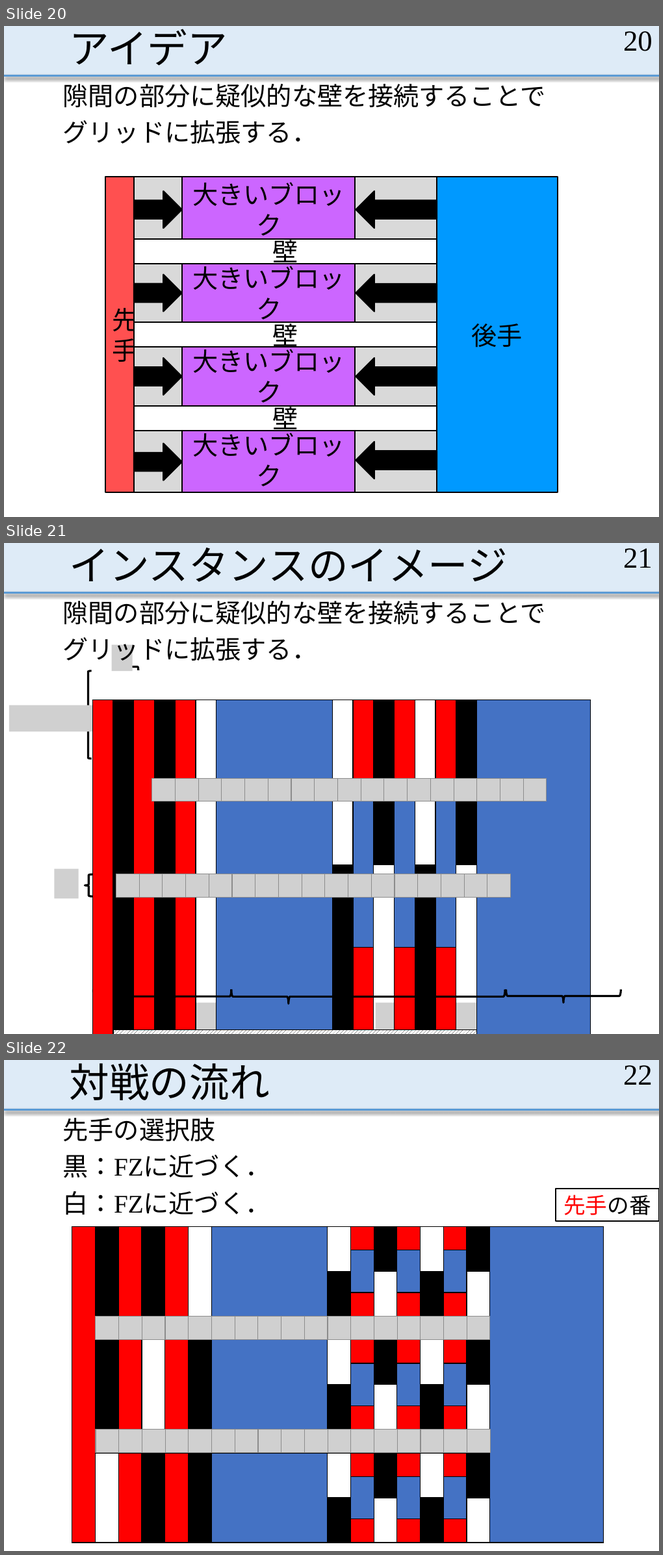
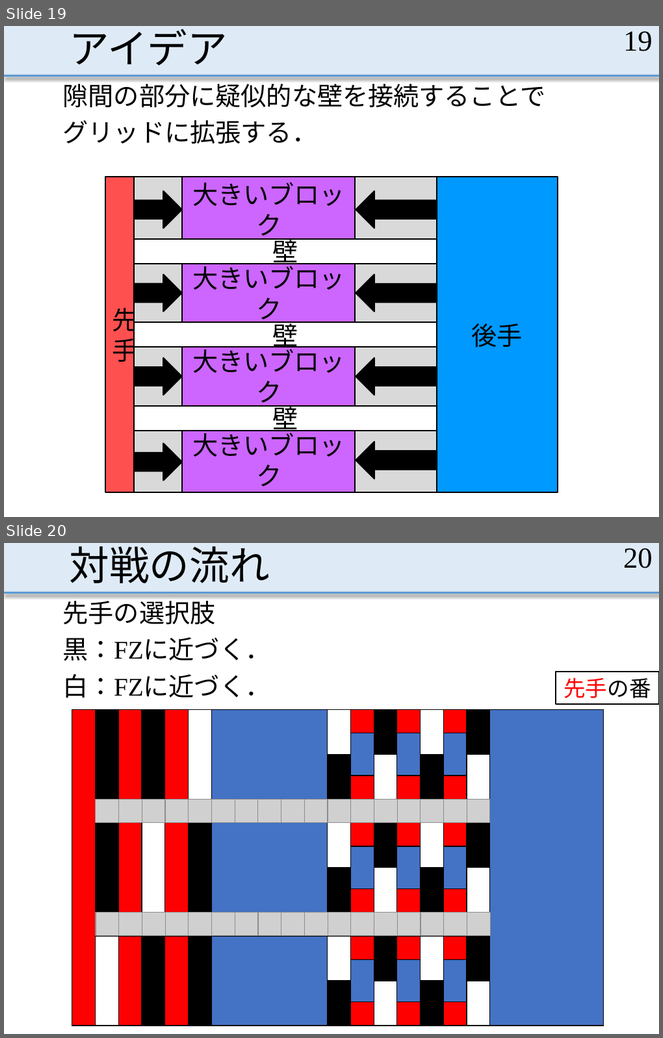
Before and after one commit to MasayaOda/SR, a slide deck: 190513oda.pptx. Shown one above the other, each under a label of ours: slides 20, 21 and 22 before the commit, slides 19 and 20 after it. The pictures are 663x1555 and 663x1038 pixels, drawn with LibreOffice and Linux fonts; fonts in the diff are those of the drawing; grey boxes stand for pictures. Boxes give left, top, right and bottom in pixels: in the first picture for what was removed or moved away, otherwise in the second. Text is boxed around its words. In the diff, an @@ line names an element or a change of style, - is before the commit and + after.

Commit message:
インスタンスの構成も言わなければ

```diff
--- a/190513oda.pptx
+++ b/190513oda.pptx
@@ slide 21 removed at [4, 543, 659, 1034], background #FFFFFF; not listed: 2 template elements that a slide beside it also shows @@
@@ title removed at [70, 548, 508, 582] @@
-インスタンスのイメージ
@@ page number removed at [623, 548, 653, 568] @@
-21
@@ text removed at [63, 596, 546, 666] @@
-隙間の部分に疑似的な壁を接続することで
-グリッドに拡張する．
@@ picture removed at [111, 644, 133, 671] @@
@@ left brace removed at [85, 671, 91, 759] @@
@@ left brace removed at [116, 663, 139, 670] @@
@@ picture removed at [9, 705, 100, 731] @@
@@ table removed at [92, 700, 586, 1034], 14 rows, 15 columns @@
- |  |  |  |  |  |  |  |  |  |  |  |  |  | 
- |  |  |  |  |  |  |  |  |  |  |  |  |  | 
- |  |  |  |  |  |  |  |  |  |  |  |  |  | 
- |  |  |  |  |  |  |  |  |  |  |  |  |  | 
- |  |  |  |  |  |  |  |  |  |  |  |  |  | 
- |  |  |  |  |  |  |  |  |  |  |  |  |  | 
- |  |  |  |  |  |  |  |  |  |  |  |  |  | 
- |  |  |  |  |  |  |  |  |  |  |  |  |  | 
- |  |  |  |  |  |  |  |  |  |  |  |  |  | 
- |  |  |  |  |  |  |  |  |  |  |  |  |  | 
- |  |  |  |  |  |  |  |  |  |  |  |  |  | 
- |  |  |  |  |  |  |  |  |  |  |  |  |  | 
- |  |  |  |  |  |  |  |  |  |  |  |  |  | 
- |  |  |  |  |  |  |  |  |  |  |  |  |  | 
@@ group removed at [152, 778, 547, 801]: 17 pictures @@
@@ picture removed at [55, 869, 79, 899] @@
@@ group removed at [116, 874, 510, 897]: 17 pictures @@
@@ left brace removed at [85, 875, 92, 897] @@
@@ left brace removed at [94, 990, 114, 1003] @@
@@ left brace removed at [116, 990, 231, 1004] @@
@@ left brace removed at [232, 990, 347, 1004] @@
@@ left brace removed at [347, 990, 505, 1005] @@
@@ left brace removed at [506, 990, 621, 1003] @@
@@ picture removed at [92, 1003, 111, 1032] @@
@@ picture removed at [129, 1003, 223, 1032] @@
@@ picture removed at [218, 1003, 372, 1032] @@
@@ picture removed at [376, 1003, 477, 1032] @@
@@ picture removed at [540, 1003, 588, 1032] @@
@@ what was slide 20 is now slide 19 @@
@@ page number at [623, 31, 653, 51]: text changed @@
-20
+19
@@ what was slide 22 is now slide 20 @@
@@ page number at [623, 548, 653, 568]: text changed @@
-22
+20
```
Also in this commit, not shown: 5 slides changed, 2 slides added, 1 other slide removed.
